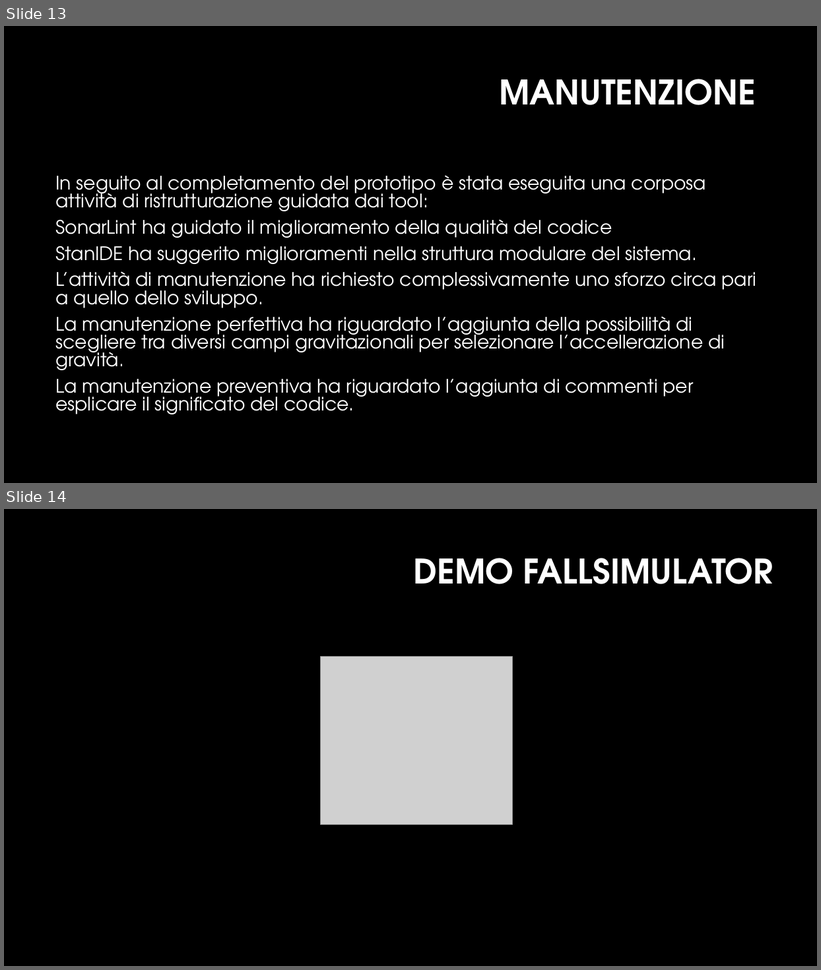
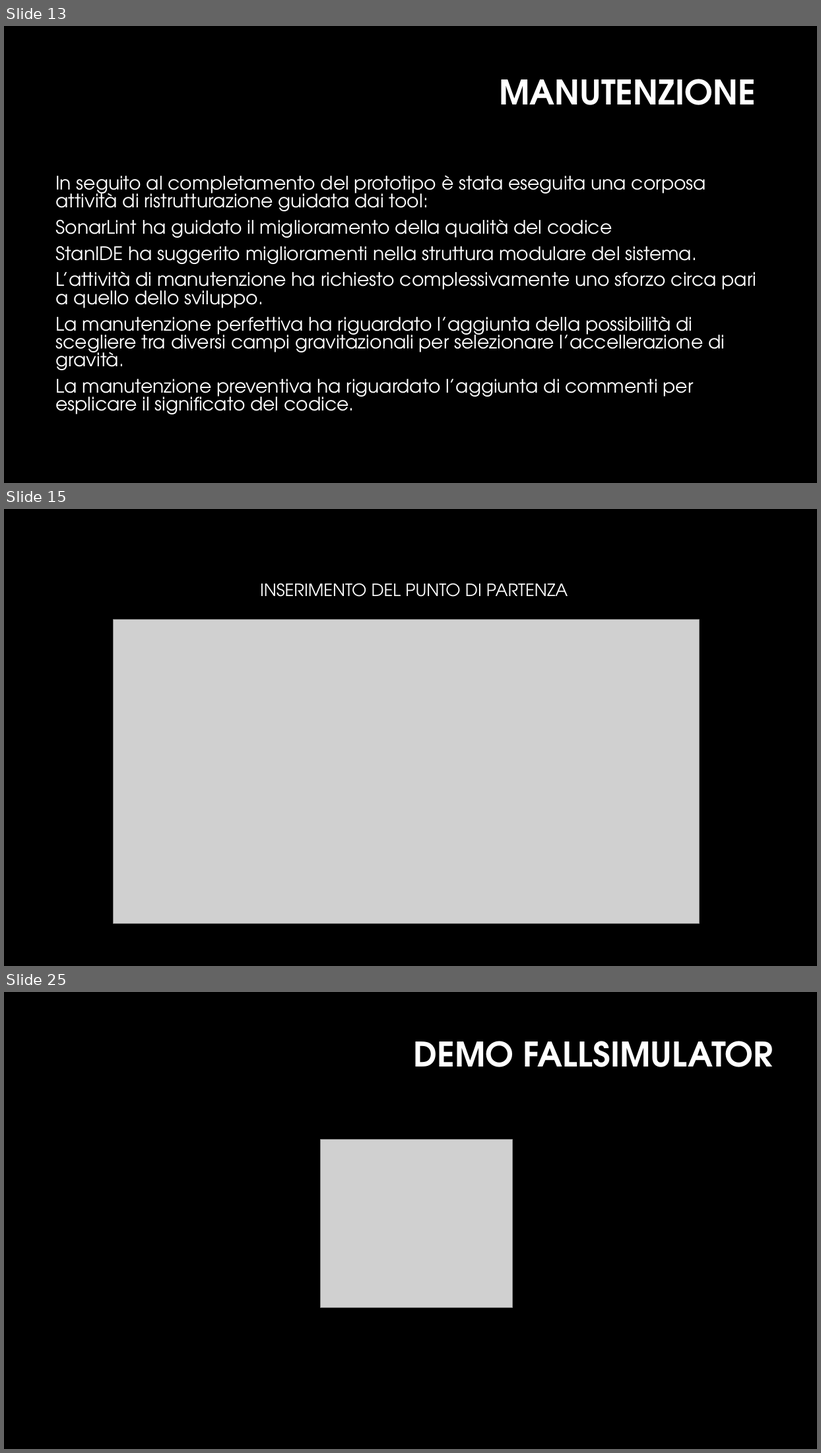
Before and after one commit to MarcoMarcoulli/FallSimulatorRepository, a slide deck: Docs/Documents/Presentazione/presentazioneFallSimulator.pptx. Shown one above the other, each under a label of ours: slides 13 and 14 before the commit, slides 13, 15 and 25 after it; the slides between them are not shown. The pictures are 821x970 and 821x1453 pixels, drawn with LibreOffice and Linux fonts; fonts in the diff are those of the drawing; grey boxes stand for pictures; background and template pictures are left out. Boxes give left, top, right and bottom in pixels: in the first picture for what was removed or moved away, otherwise in the second. Text is boxed around its words. In the diff, an @@ line names an element or a change of style, - is before the commit and + after.

```diff
--- a/Docs/Documents/Presentazione/presentazioneFallSimulator.pptx
+++ b/Docs/Documents/Presentazione/presentazioneFallSimulator.pptx
@@ slide 15 added at bbox=[4, 509, 817, 966], background #000000 @@
@@ text added at bbox=[260, 583, 568, 597], 20 pt, text #FFFFFF @@
+INSERIMENTO DEL PUNTO DI PARTENZA
@@ picture added at bbox=[113, 620, 699, 923] @@
@@ what was slide 14 is now slide 25 @@
```
Also in this commit, not shown: 10 other slides added.
